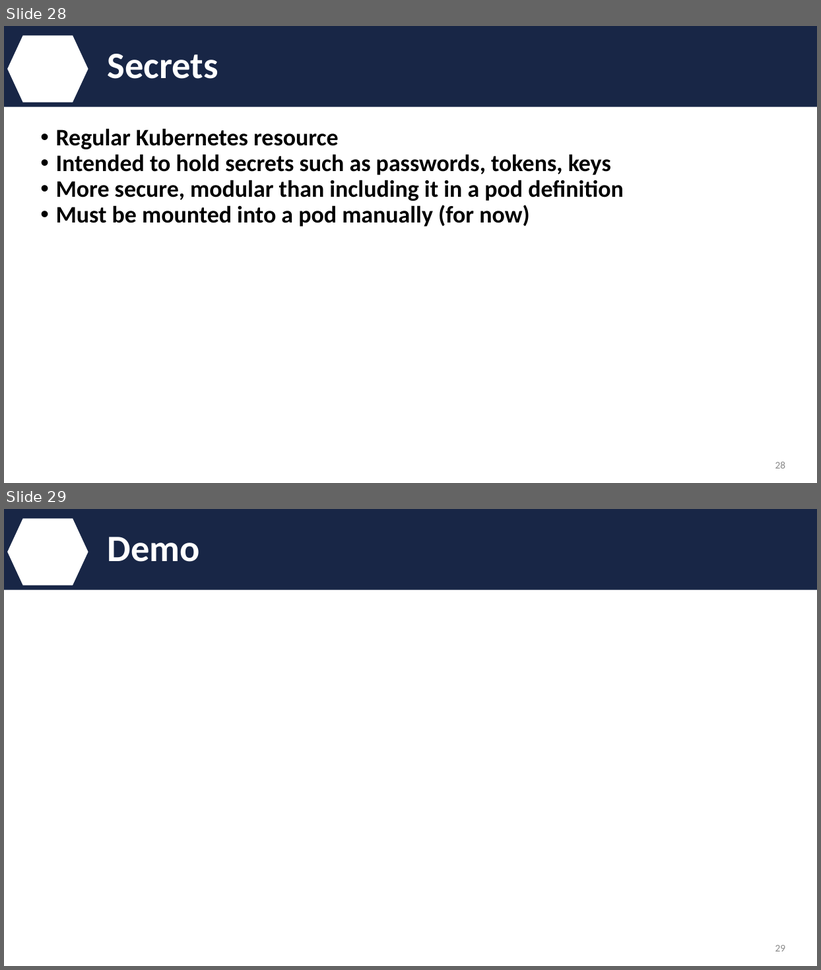
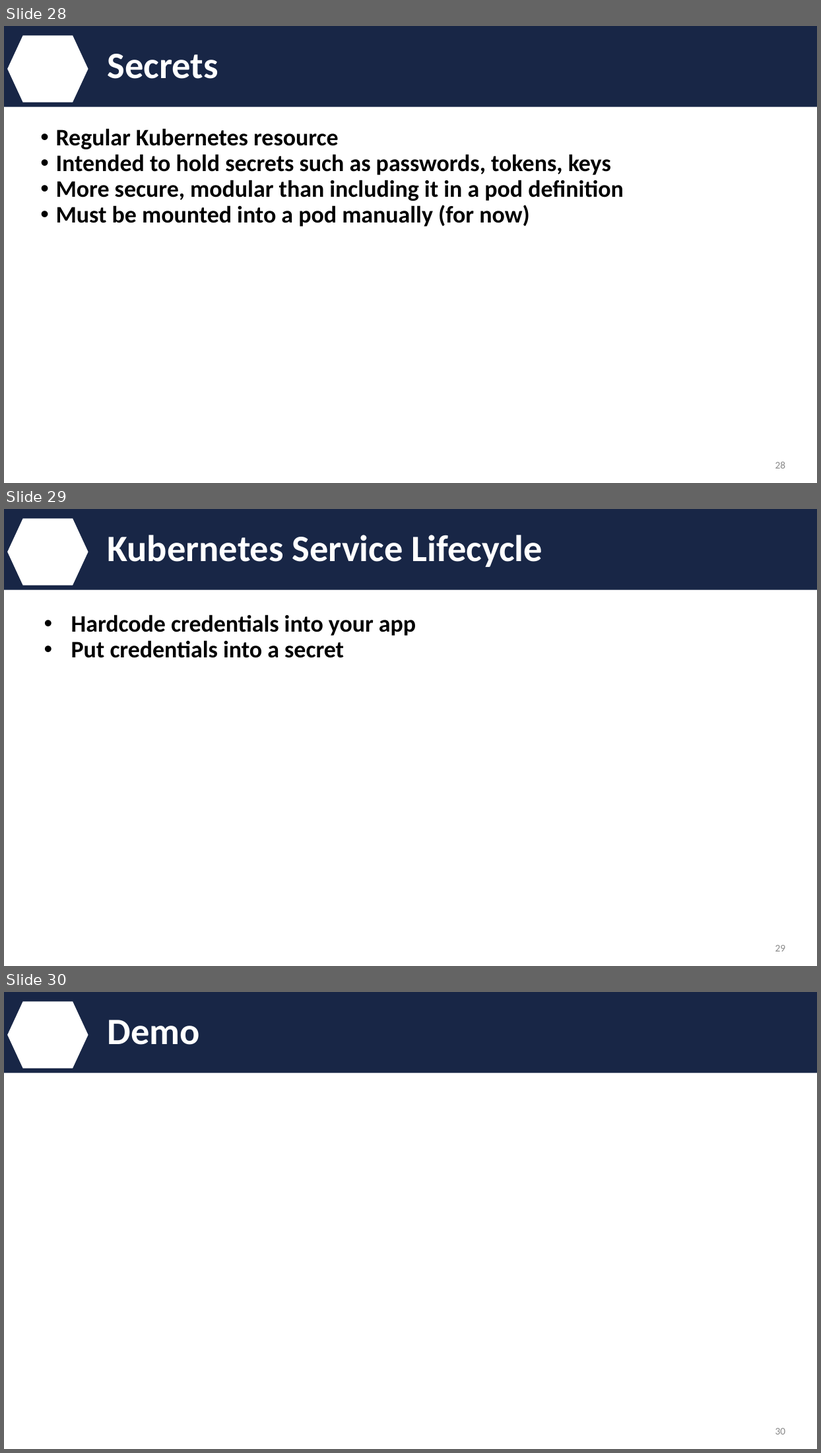
Before and after one commit to IBM/svccat, a slide deck: presentation/kube_service_catalog_101.pptx. Shown one above the other, each under a label of ours: slides 28 and 29 before the commit, slides 28, 29 and 30 after it. The pictures are 821x970 and 821x1453 pixels, drawn with LibreOffice and Linux fonts; fonts in the diff are those of the drawing; background and template pictures are left out. Boxes give left, top, right and bottom in pixels: in the first picture for what was removed or moved away, otherwise in the second. Text is boxed around its words. In the diff, an @@ line names an element or a change of style, - is before the commit and + after.

Commit message:
Add demo instructions to presentation
-Update verbiage about IBM Cloud use of Service Catalog

```diff
--- a/presentation/kube_service_catalog_101.pptx
+++ b/presentation/kube_service_catalog_101.pptx
@@ slide 29 added at (x1=4, y1=509, x2=817, y2=966), background #FFFFFF; not listed: 2 template elements that a slide beside it also shows @@
@@ title added at (x1=107, y1=535, x2=542, y2=567), 44 pt, text #FFFFFF, bold @@
+Kubernetes Service Lifecycle
@@ text added at (x1=71, y1=615, x2=416, y2=658), 28 pt, text #000000, bold @@
+• Hardcode credentials into your app
+• Put credentials into a secret
@@ page number added at (x1=776, y1=945, x2=786, y2=952), 12 pt, text #888888 @@
+29
@@ what was slide 29 is now slide 30 @@
@@ page number at (x1=776, y1=1428, x2=786, y2=1435): text changed @@
-29
+30
```
Also in this commit, not shown: 2 slides changed.
